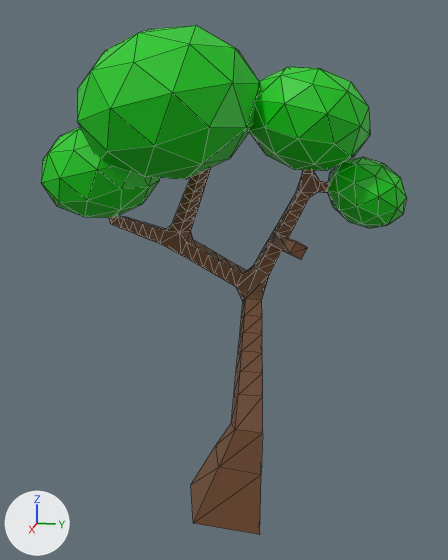
The glTF model assets/3D/environtment/tree/tree.glb as it was, and as the next commit left it.
Both versions are drawn from a 50 mm camera at (1.999, 0.401, 1.373) aimed at (-0.244, -0.048, 0.812). The lights are fixed; the arrows at lower left show +X, +Y and +Z. The picture after the commit comes second. Mesh edges are drawn as thin lines. Where no turn or scale is listed for an object, it has been applied to the vertices. Vertices at exactly the same position are counted once.
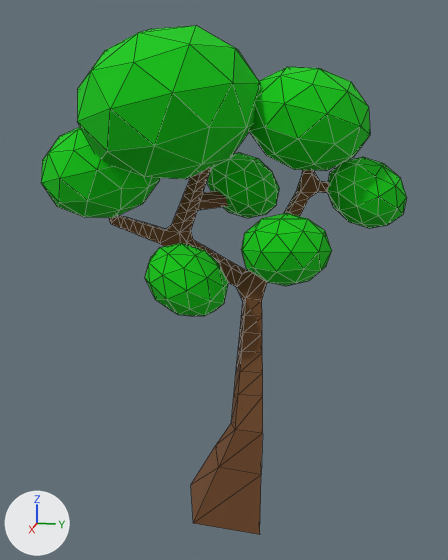
Edits to the bpy script that builds the scene:
```text
Change mat_daun:
    mat_daun.roughness: 0.5 -> 1.0
Change me_cube:
    used by ob_body; location = (0.0, 0.0, 0.0)
    remove me_cube.from_pydata(...)  # 280 vertices, 556 faces; spans x -0.389..0.149, y -0.522..0.467, z -0.03..1.453
    add me_cube.from_pydata(...)  # 288 vertices, 572 faces; spans x -0.469..0.149, y -0.522..0.467, z -0.03..1.453
    me_cube part 1
    2 faces are deleted
    4 vertices are added at (0.029, -0.123, 0.882), (0.024, -0.146, 0.83), (0.019, -0.168, 0.903), (0.015, -0.191, 0.85)
    10 new faces join them
    me_cube part 2
    2 faces are deleted
    4 vertices are added at (-0.469, -0.07, 1.097), (-0.443, -0.035, 1.073), (-0.431, -0.02, 1.111), (-0.455, -0.054, 1.134)
    10 new faces join them
Add me_icosphere_007:
    me_icosphere_007.from_pydata(...)  # 42 vertices, 80 faces; spans x -0.151..0.151, y -0.155..0.155, z -0.122..0.122
    me_icosphere_007.materials.append(mat_daun)  # green #00cb04
Add ob_icosphere_006:
    ob_icosphere_006 = bpy.data.objects.new('Icosphere.006', me_icosphere_007)
    ob_icosphere_006.location = (-0.067, 0.2, 0.971)
Add ob_icosphere_005:
    ob_icosphere_005 = bpy.data.objects.new('Icosphere.005', me_icosphere_003.copy())  # the mesh of ob_icosphere_002
    ob_icosphere_005.location = (-0.061, -0.144, 0.851)
Add ob_icosphere_004:
    ob_icosphere_004 = bpy.data.objects.new('Icosphere.004', me_icosphere_003.copy())  # the mesh of ob_icosphere_002
    ob_icosphere_004.location = (-0.497, -0.019, 1.144)
```

Changed parts and their boxes [x1, y1, x2, y2] in the pictures (448 x 560 px):
'Icosphere.003', surface changed
    both: [77, 26, 260, 179]
'Icosphere.001', surface changed
    both: [249, 67, 370, 170]
'Icosphere', surface changed
    both: [42, 127, 160, 218]
'Icosphere.006', added (green)
    after: [241, 213, 332, 286]
'Icosphere.005', added (green)
    after: [145, 243, 229, 316]
'Icosphere.002', surface changed
    both: [327, 157, 407, 228]
'Icosphere.004', added (green)
    after: [207, 153, 279, 218]
part 1 of me_cube, built on
    before: [203, 255, 220, 274]
part 2 of me_cube, built on (brown)
    after: [198, 191, 228, 210]
